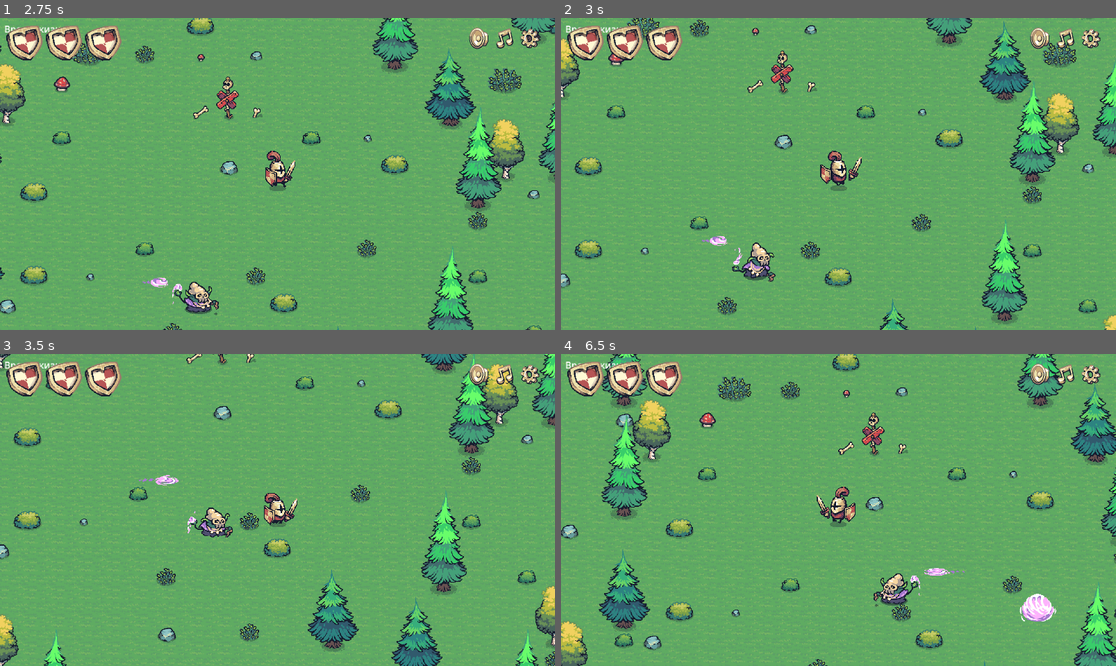
Above: before the commit, frames 1-4 (two rows, left to right).
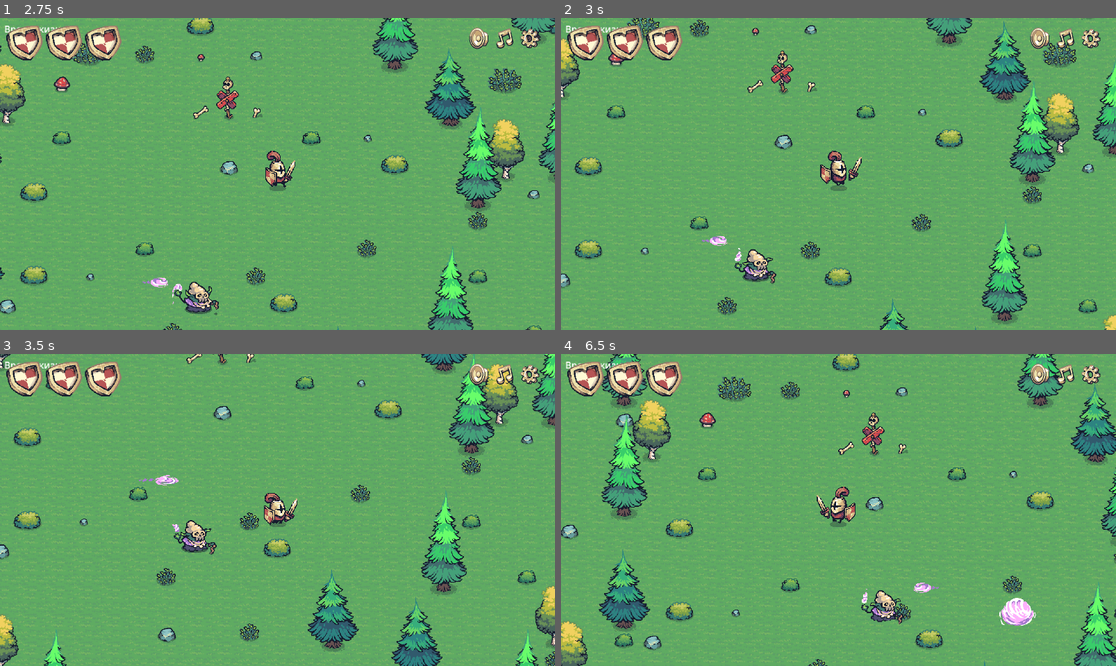
Above: after the commit, the same moments.

Repository: darkicestormteam/Fgame
Game: Godot game, scene res://scenes/mainmenu.tscn
Two runs of this game, one before a commit and one after it. Both use one fixed random seed, a clock stepped at 60 frames per second and the inputs below.
Inputs (mouse positions are in pixels of both pictures, inside the frame that each line leads up to):
- Up to frame 1 (2.75 s): click "старт" at 0.5 s; click "старт" at 1.25 s; tap Enter (ui_accept) at 2, 2.27 s; move the mouse to (399, 158) at 2.02 s; hold D (move_right) from 2.03 s (still down); tap Space at 2.1 s
- Up to frame 2 (3 s): move the mouse to (727, 189) at 2.77 s; release D (move_right) at 2.78 s; hold S (move_down) from 2.78 s (still down); tap Space at 2.85 s
- Up to frame 3 (3.5 s): keep holding S (move_down); tap Enter (ui_accept) at 3.02 s
- Up to frame 4 (6.5 s): move the mouse to (894, 441) at 3.52 s; release S (move_down) at 3.53 s; hold D (move_right) 3.53-4.28 s; tap Space every 0.75 s from 3.6 to 5.85 s; move the mouse to (810, 572) at 4.27 s; hold W (move_up) 4.28-5.03 s; tap Enter (ui_accept) at 4.52, 5.27, 6.02 s; move the mouse to (1005, 556) at 5.02 s; hold A (move_left) from 5.03 s (still down); move the mouse to (672, 463) at 5.77 s

Frame 1 is identical in both runs. In frame 2, 0.6% of the frame differs, in the area x 30-39%, y 71-86%; in frame 3, 0.8%; in frame 4, 1.7%, in the area x 54-90%, y 68-88%.

Commit message:
update branch

Diff:
--- a/script/enemy.gd
+++ b/script/enemy.gd
@@ -111,10 +111,13 @@
 		return
 
 	var distance_to_player_after: float = global_position.distance_to(_player.global_position)
-
-	# Проверяем дистанцию до игрока
-	if attack_cooldown_timer <= 0.0 and distance_to_player_after <= attack_distance:
-		if not is_attacking:
+	var is_in_attack_range = distance_to_player_after <= attack_distance
+
+	# Логика поведения в зависимости от нахождения игрока в зоне атаки
+	if is_in_attack_range:
+		# Игрок в зоне атаки
+		if attack_cooldown_timer <= 0.0 and not is_attacking:
+			# Кулдаун прошел, начинаем атаку
 			is_attacking = true
 			# Поворачиваем врага к игроку перед атакой
 			var direction_to_player = (_player.global_position - global_position).normalized()
@@ -125,8 +128,15 @@
 				animated_sprite.flip_h = false
 				attack_area.scale.x = abs(attack_area.scale.x)
 			animated_sprite.play("attack")
-		velocity = Vector2.ZERO
-		return
+			velocity = Vector2.ZERO
+			return
+		else:
+			# Кулдаун еще идет или уже атакуем -> стоим на месте и ждем
+			velocity = Vector2.ZERO
+			if not is_attacking:
+				if animated_sprite.animation != "idle":
+					animated_sprite.play("idle")
+			return
 
 	# Логика движения
 	if not is_attacking:
Not shown, changed: .gitignore
